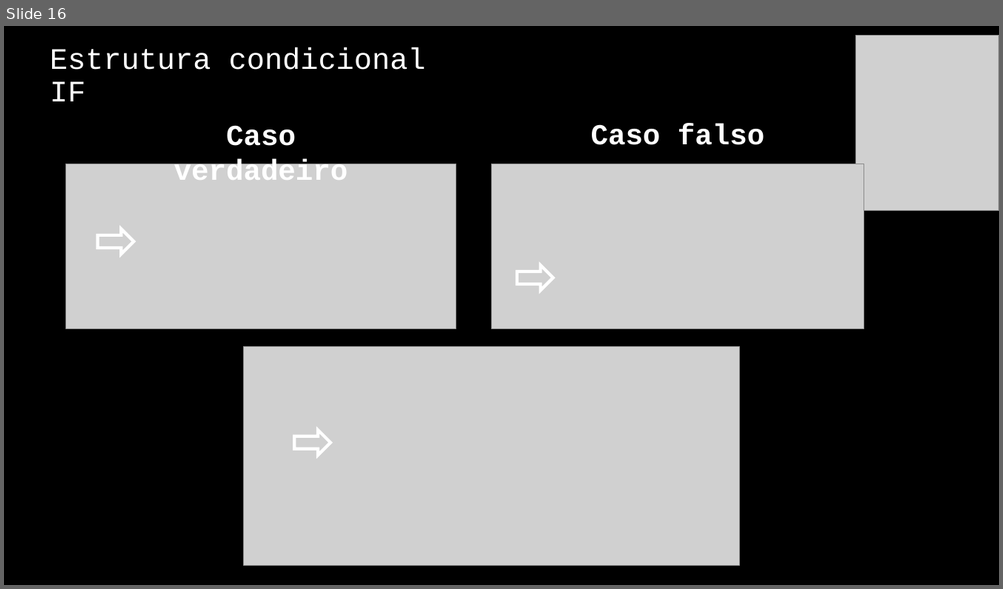
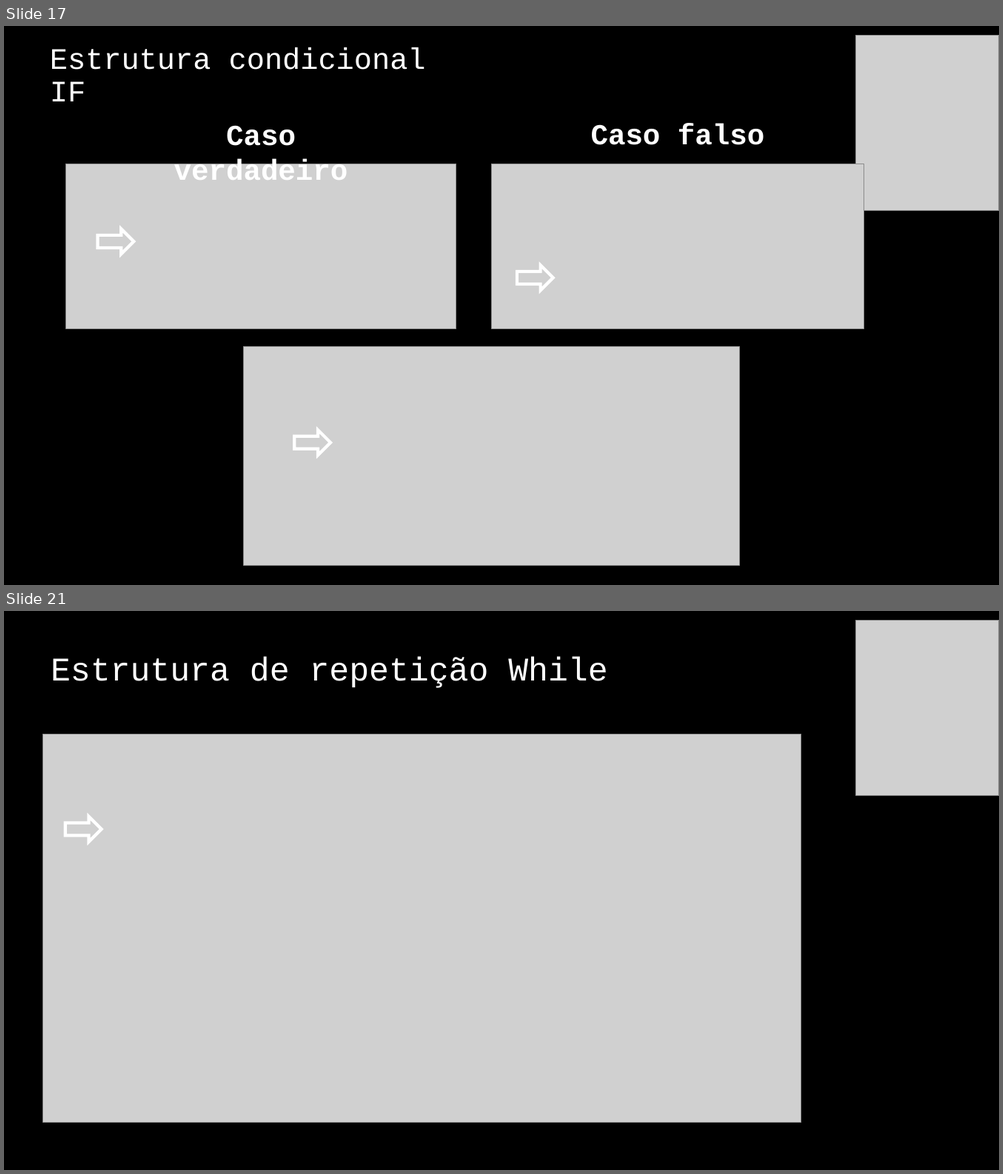
Before and after one commit to jrdutra/algoritmos, a slide deck: material_de_apoio/resumo_pratico.pptx. Shown one above the other, each under a label of ours: slide 16 before the commit, slides 17 and 21 after it; the slides between them are not shown. The pictures are 1003x589 and 1003x1174 pixels, drawn with LibreOffice and Linux fonts; fonts in the diff are those of the drawing; grey boxes stand for pictures. Boxes give left, top, right and bottom in pixels: in the first picture for what was removed or moved away, otherwise in the second. Text is boxed around its words. In the diff, an @@ line names an element or a change of style, - is before the commit and + after.

```diff
--- a/material_de_apoio/resumo_pratico.pptx
+++ b/material_de_apoio/resumo_pratico.pptx
@@ slide 21 added at [4,611,999,1170], background #000000 @@
@@ picture added at [856,620,999,796] @@
@@ title added at [51,658,607,688], 32 pt, text #FFFFFF @@
+Estrutura de repetição While
@@ picture added at [43,734,802,1123] @@
@@ down arrow added at [65,816,101,842], outline #FFFFFF 3 pt @@
@@ what was slide 16 is now slide 17 @@
```
Also in this commit, not shown: 6 other slides added.
